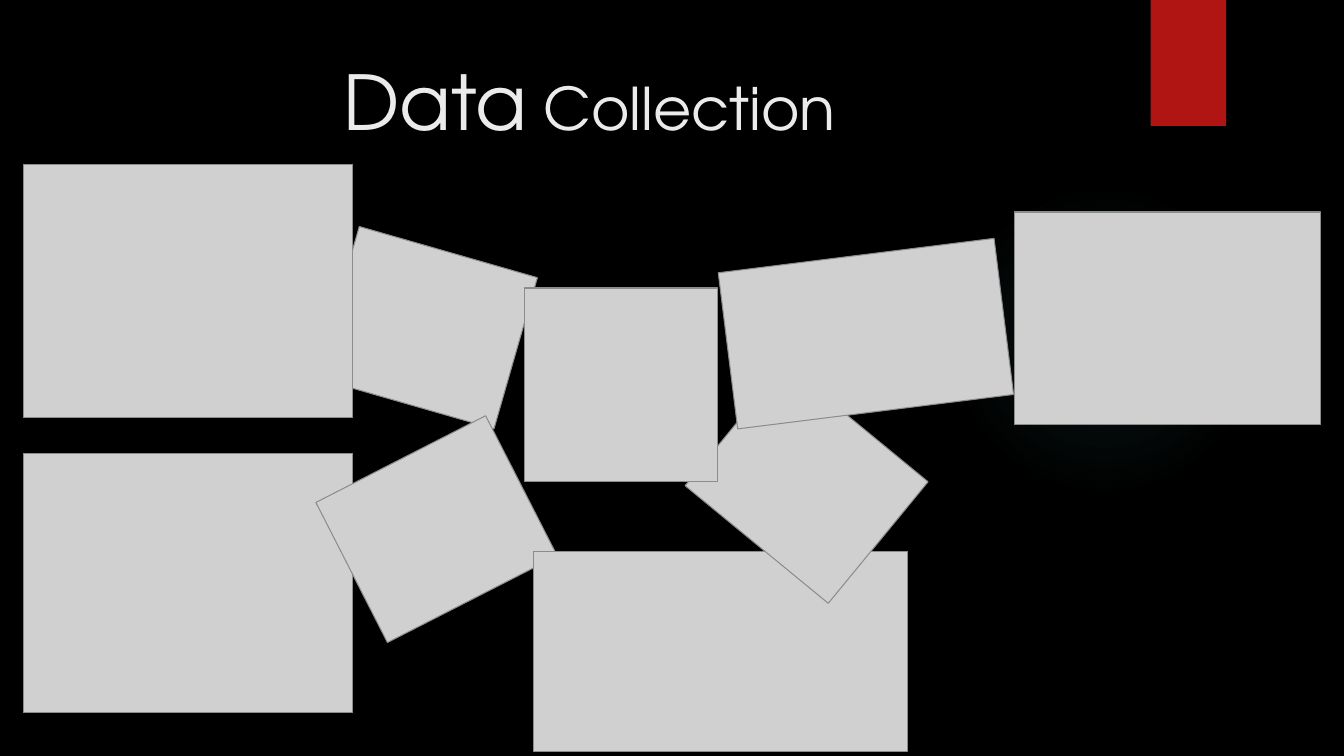
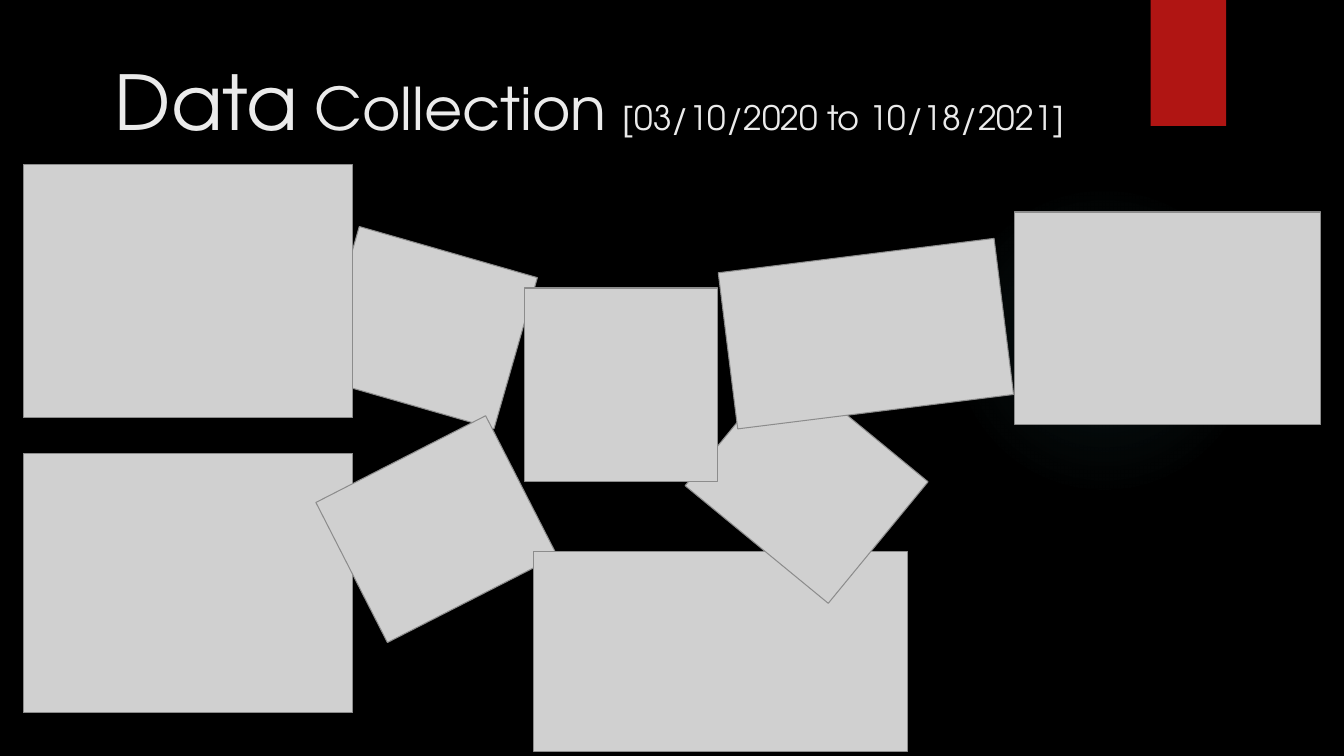
Before and after one commit to OvaizAli/FYP-2021, a slide deck: slide 5 of Master/FYP-I/FYP-I PPT.pptx. Drawn at 1344x756 pixels with LibreOffice and Linux fonts; fonts in the diff are those of the drawing; grey boxes stand for pictures; background and template pictures are left out. Boxes give left, top, right and bottom in pixels: in the first picture for what was removed or moved away, otherwise in the second. Text is boxed around its words. In the diff, an @@ line names an element or a change of style, - is before the commit and + after.

```diff
--- a/Master/FYP-I/FYP-I PPT.pptx
+++ b/Master/FYP-I/FYP-I PPT.pptx
@@ title at bbox=[115, 74, 1064, 165]: text changed; size 42 to 24 pt @@
-Data Collection
+Data Collection [03/10/2020 to 10/18/2021]
```
Also in this commit, not shown: 2 other slides changed, 1 other file.
